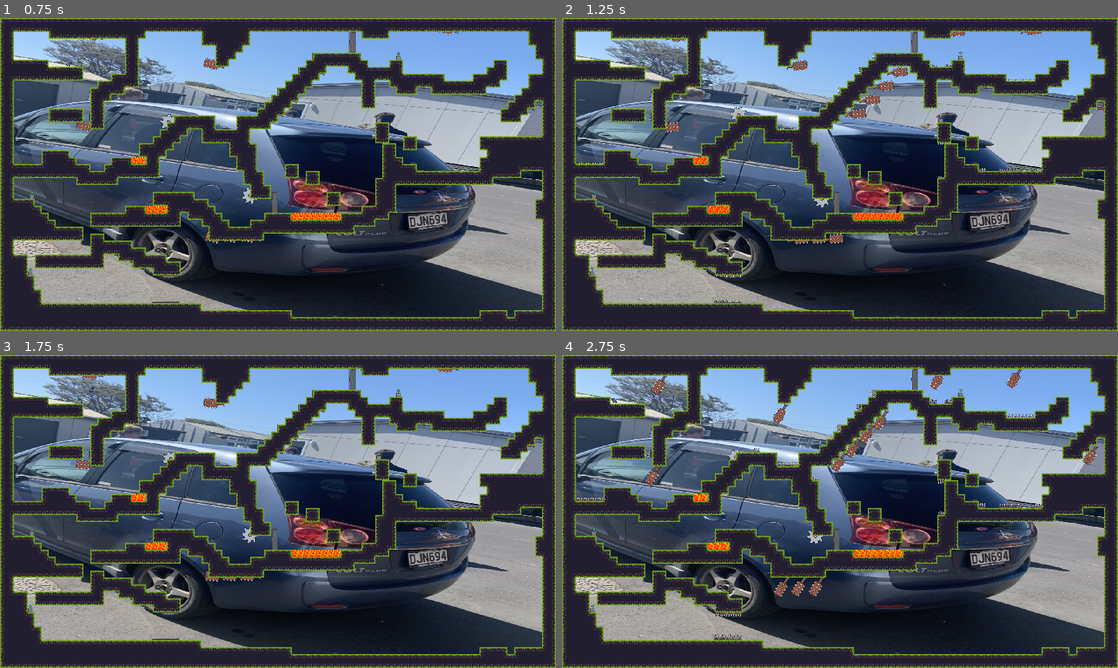
Above: before the commit, frames 1-4 (two rows, left to right).
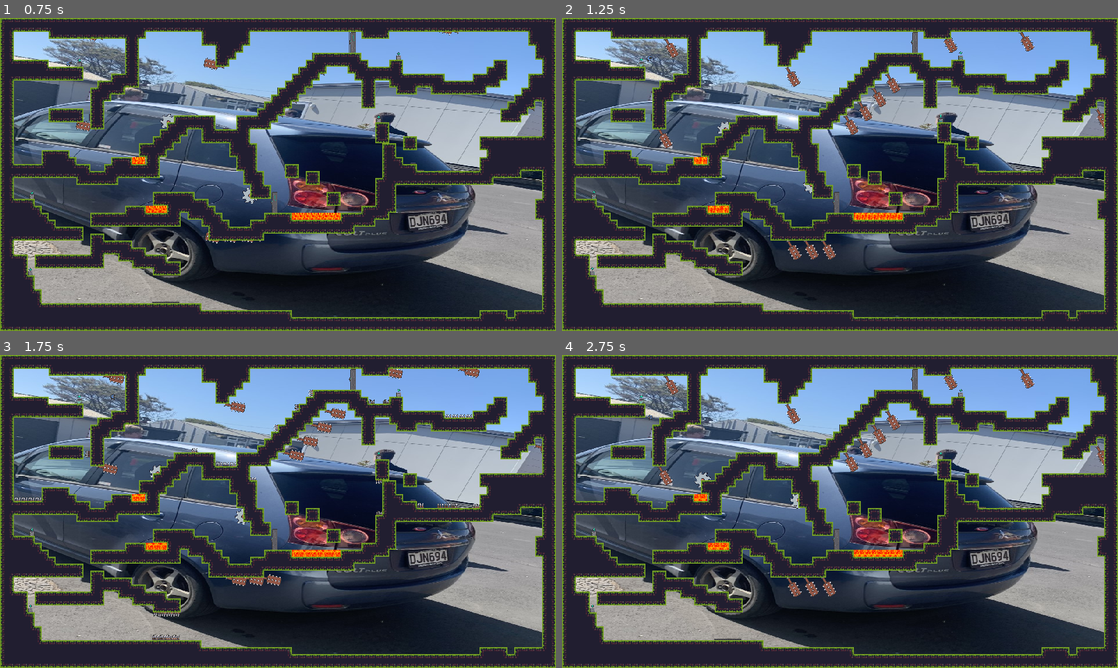
Above: after the commit, the same moments.

Repository: SuggG2/Platformer
Game: Godot game, scene res://World.tscn
The game is run twice, just before and just after one commit, with the same random seed, the same clock (stepped at 60 frames per second) and the same inputs.
Inputs:
- Up to frame 1 (0.75 s): hold D (right) from 0.53 s (still down); tap Z (zoom) at 0.6 s
- Up to frame 2 (1.25 s): keep holding D (right); tap Space (jump) at 0.77 s
- Up to frame 3 (1.75 s): keep holding D (right); tap Z (zoom) at 1.35 s; tap Space (jump) at 1.52 s
- Up to frame 4 (2.75 s): release D (right) at 2.03 s; hold A (left) from 2.03 s (still down); tap Z (zoom) at 2.1 s

Frame 1 is identical in both runs. In frame 2, 2.1% of the frame differs, in the area x 2-98%, y 4-91%; in frame 3, 2.0%; in frame 4, 2.6%.

Commit message:
Savepoint troubleshooting

Diff:
--- a/SavePoint.gd
+++ b/SavePoint.gd
@@ -13,11 +13,6 @@
 	if body.is_in_group("Player") and  !used:
 		GameStats.set_spawn(self)
 		$AnimationPlayer.play("Saved")
-		$AudioStreamPlayer2D.play()
-		used = true
-
-
-
 
 func _on_SavePoint_body_exited(body):
 	pass
--- a/SavePoint.tscn
+++ b/SavePoint.tscn
@@ -143,3 +143,5 @@
 [node name="Sprite" type="Sprite" parent="."]
 texture = ExtResource( 1 )
 hframes = 9
+
+[connection signal="body_entered" from="." to="." method="_on_SavePoint_body_entered"]
